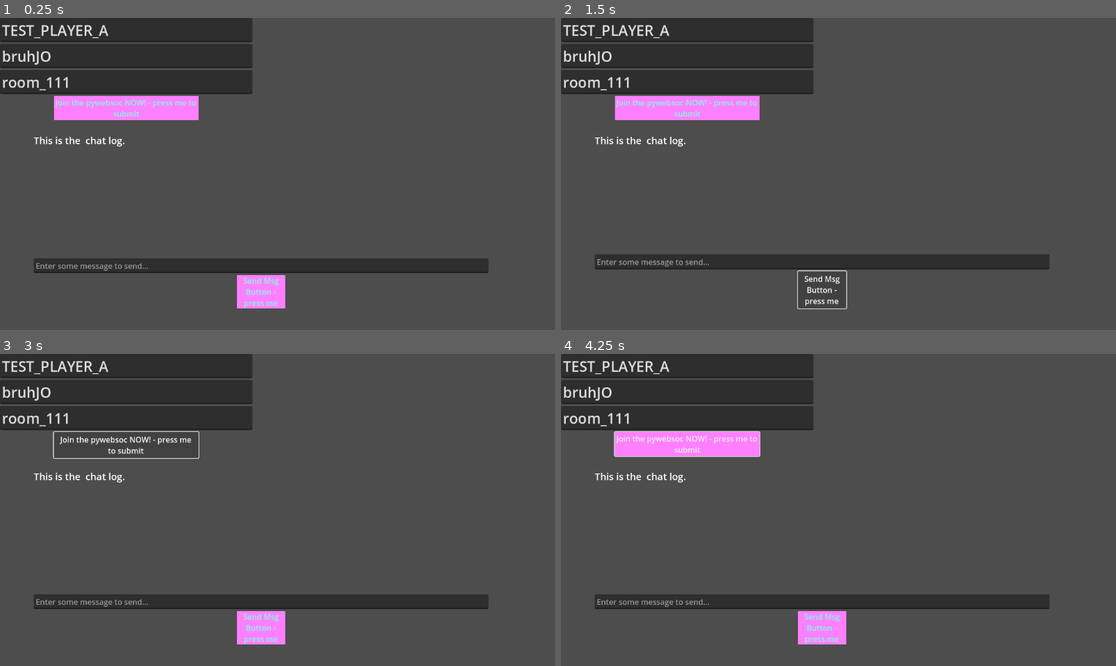
Above: before the commit, frames 1-4 (two rows, left to right).
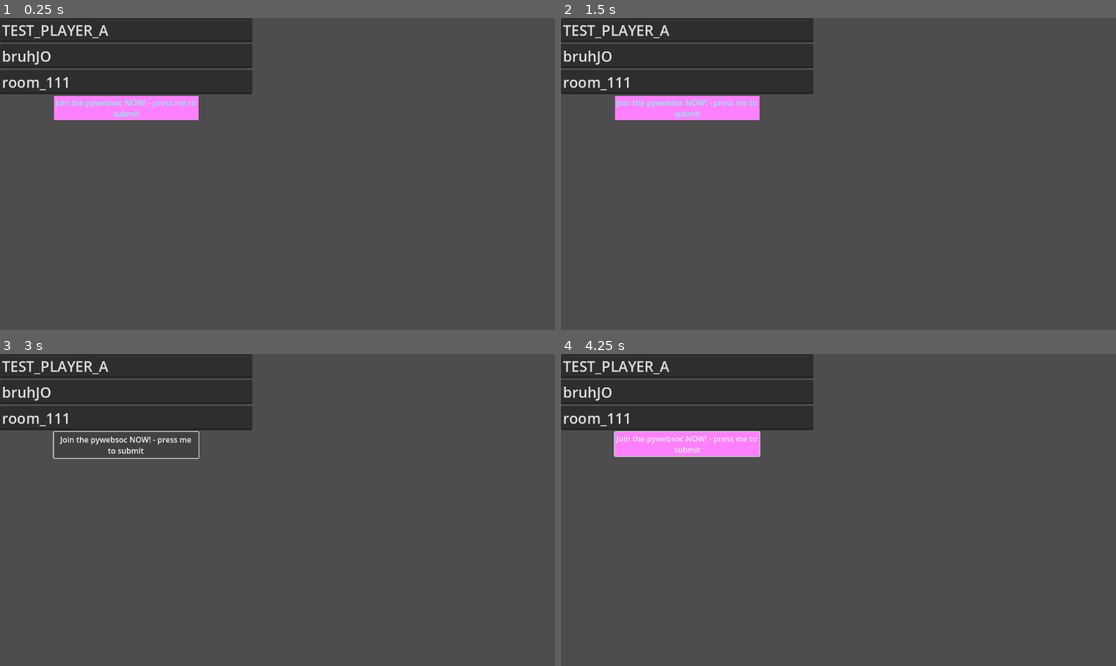
Above: after the commit, the same moments.

Repository: realJonathanZ/Godot_multiplayer_tictactoe
Game: Godot game, scene res://Scenes/pywebsoc_test_03.tscn
Two runs of this game, one before a commit and one after it. Both use one fixed random seed, a clock stepped at 60 frames per second and the inputs below. This scene is started directly instead of the project's main scene.
Inputs (mouse positions are in pixels of both pictures, inside the frame that each line leads up to):
- Up to frame 1 (0.25 s): no input
- Up to frame 2 (1.5 s): click (821, 292) at 0.5 s, where only the run before the commit has a clickable "Send Msg Button - press me"; click (821, 289) at 1.25 s, where only the run before the commit has a clickable "Send Msg Button - press me"
- Up to frame 3 (3 s): click (260, 625) at 2 s, where only the run before the commit has a clickable "Send Msg Button - press me"; click "Join the pywebsoc NOW! - pres…" at 2.75 s
- Up to frame 4 (4.25 s): move the mouse to (960, 494) at 3.52 s; click (960, 494) at 3.67 s

The runs differ from the first frame. In frame 1, 4.8% of the frame differs, in the area x 6-88%, y 38-94%; in frame 2, 4.4%; in frame 3, 4.8%; in frame 4, 4.8%.

Commit message:
finished example Test03 including funclity for actioning from server room broadcast -- The UI chat log display is what comes in next commit.

Diff:
--- a/Scenes/pywebsoc_test_03.tscn
+++ b/Scenes/pywebsoc_test_03.tscn
@@ -8,8 +8,10 @@
 texture = SubResource("CanvasTexture_abron")
 modulate_color = Color(1, 0.5019608, 1, 1)
 
-[node name="pywebsocTest03" type="Node2D" node_paths=PackedStringArray("player_id_input", "player_display_name_input", "player_room_id_input", "join_room_button", "player_chat_log", "player_chat_msg_line_edit", "send_msg_button")]
+[node name="pywebsocTest03" type="Node2D" node_paths=PackedStringArray("join_form_control", "chat_window_control", "player_id_input", "player_display_name_input", "player_room_id_input", "join_room_button", "player_chat_log", "player_chat_msg_line_edit", "send_msg_button")]
 script = ExtResource("1_yefb1")
+join_form_control = NodePath("JoinFormControl")
+chat_window_control = NodePath("ChatWindowControl")
 player_id_input = NodePath("JoinFormControl/VBoxContainer/playerIDInput")
 player_display_name_input = NodePath("JoinFormControl/VBoxContainer/playerDisplayNameInput")
 player_room_id_input = NodePath("JoinFormControl/VBoxContainer/playerRoomIDInput")
--- a/Scripts/pywebsoc_test_03.gd
+++ b/Scripts/pywebsoc_test_03.gd
@@ -60,8 +60,18 @@
 ## ====
 
 func _ready():
+	# the player has not joined the room yet, hide the chat panel!
+	chat_window_control.visible = false
+
+	## ====
+	## Wiring the button on pressed signals
+	## ====
+
 	# join button signal
 	self.join_room_button.pressed.connect(self._on_join_room_button_pressed)
+
+	# send message button signal
+	self.send_msg_button.pressed.connect(self._on_send_msg_button_pressed)
 
 	initialize_player_identity()
 
@@ -91,6 +101,9 @@
 
 func _on_join_room_button_pressed() -> void:
 	send_join_room_packet()
+
+func _on_send_msg_button_pressed() -> void:
+	send_chat_message()
 
 
 
@@ -146,6 +159,43 @@
 	print("    display_name: ", display_name)
 	print("    room_id: ", room_id)
 
+func send_chat_message() -> void:
+	"""
+	Construct and send a chat packet to the pywebsoc server.
+
+	Packet includes:
+		- sender : This sender's player id. (which is also preserved locally on THIS client)
+		- message: one str text entered by player, for later broadcasting to somewhere else, (which done by server).
+	"""
+
+	if socket.get_ready_state() != WebSocketPeer.STATE_OPEN:
+		print_debug("[CHAT]DENIED. Websocket is NOT OPEN.")
+		return
+
+	var chat_message: String = player_chat_msg_line_edit.text.strip_edges()
+
+	if chat_message.is_empty():
+		print_debug("[CHAT] sending this chat msg DENIED. Message is empty.")
+		return
+
+	var packet: Dictionary = {
+		"type": "chat",
+		"data": {
+			"sender": self.player_id,
+			"message": chat_message
+		}
+	}
+
+	var json_message: String = JSON.stringify(packet)
+
+	socket.send_text(json_message)
+
+	print("[THIS GODOT client " + self.player_id +
+		  "] [CHAT] sent message: ", chat_message)
+
+	player_chat_msg_line_edit.clear()
+
+
 ## --
 ## incoming websocket packets
 ## --
@@ -203,6 +253,12 @@
 	elif packet_type == "room_joined":
 		process_room_joined_packet(received_dict)
 
+		# for test we want:
+		# collapase the join room form when the player "has joined" the room, and..
+		# show the chat log form out.
+		join_form_control.queue_free()
+		chat_window_control.visible = true
+
 	else:
 		print_debug(
 			"Godot received an unknown or unsupported packet type: ",
@@ -256,7 +312,7 @@
 
 	## successfully proceed to chat packet
 
-	print_debug(
+	print(
 		"godot received chat packet, unpacking info below: \n"
 	)
 
@@ -315,7 +371,7 @@
 
 	## successfully proceed to room_joined packet
 
-	print_debug(
+	print(
 		"godot received room_joined packet, unpacking info below: \n"
 	)
 
